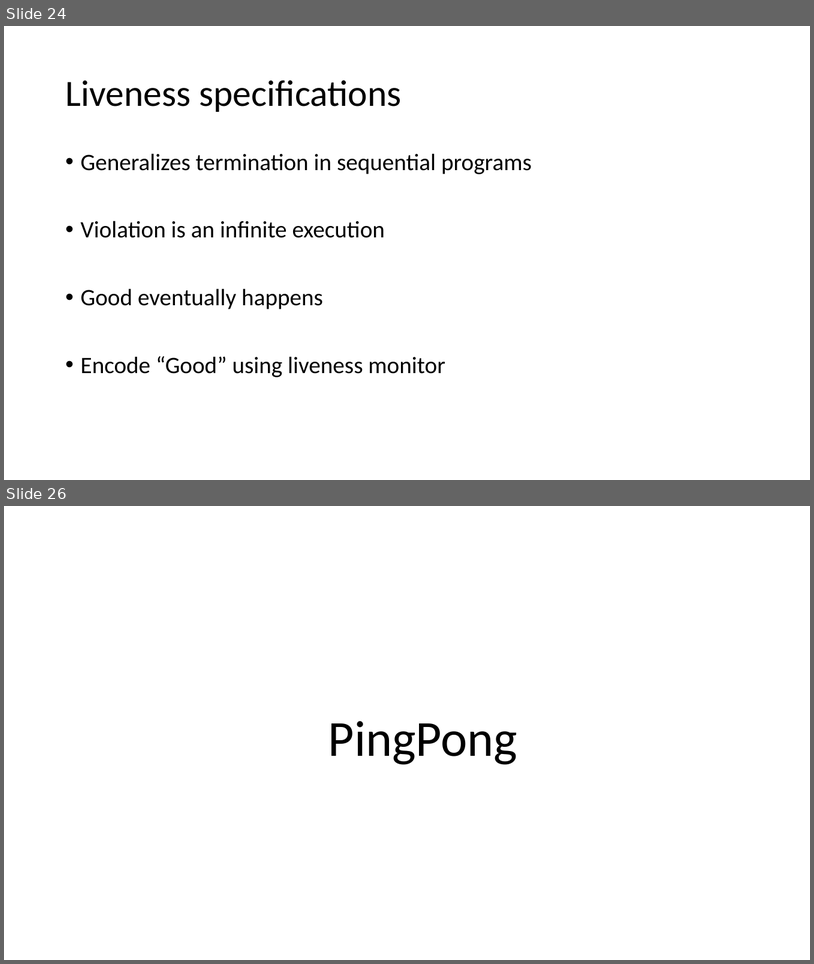
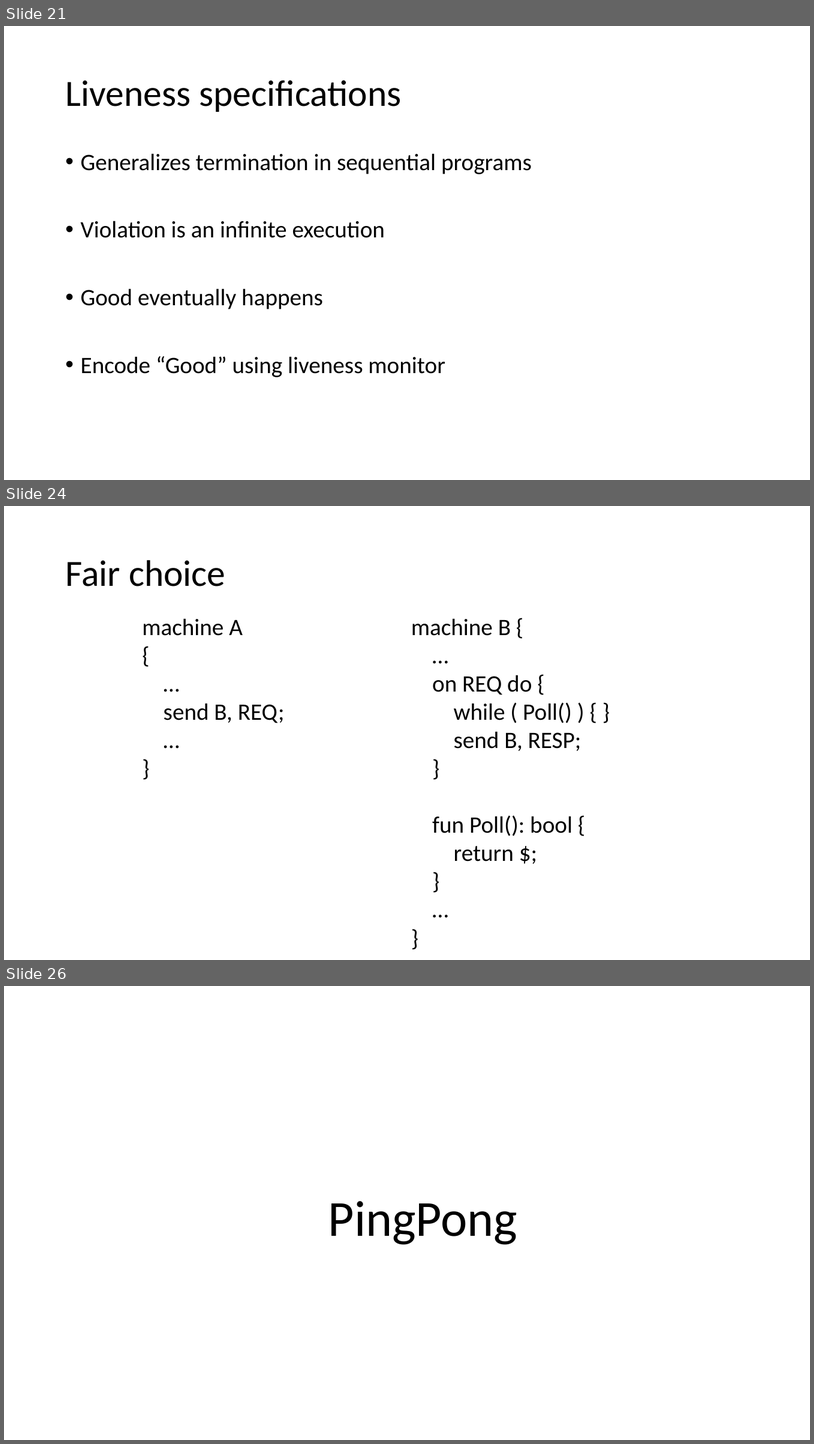
Before and after one commit to p-org/P, a slide deck: RVTutorial/P-tutorial-Part-1.pptx. Shown one above the other, each under a label of ours: slides 24 and 26 before the commit, slides 21, 24 and 26 after it; the slides between them are not shown. The pictures are 814x964 and 814x1444 pixels, drawn with LibreOffice and Linux fonts; fonts in the diff are those of the drawing. Boxes give left, top, right and bottom in pixels: in the first picture for what was removed or moved away, otherwise in the second. Text is boxed around its words. In the diff, an @@ line names an element or a change of style, - is before the commit and + after.

```diff
--- a/RVTutorial/P-tutorial-Part-1.pptx
+++ b/RVTutorial/P-tutorial-Part-1.pptx
@@ slide 24 added at bbox=[4, 506, 810, 960], background #FFFFFF @@
@@ title added at bbox=[65, 560, 225, 586], 44 pt, text #000000 @@
+Fair choice
@@ text added at bbox=[142, 618, 285, 723], 28 pt, text #000000 @@
+machine A
+{
+…
+send B, REQ;
+…
+}
@@ text added at bbox=[411, 618, 582, 861], 28 pt, text #000000 @@
+machine B {
+…
+on REQ do {
+while ( Poll() ) { }
+send B, RESP;
+}
+fun Poll(): bool {
+return $;
+}
+…
+}
@@ what was slide 24 is now slide 21 @@
```
Also in this commit, not shown: 3 slides changed, 4 other slides added, 4 slides removed.
